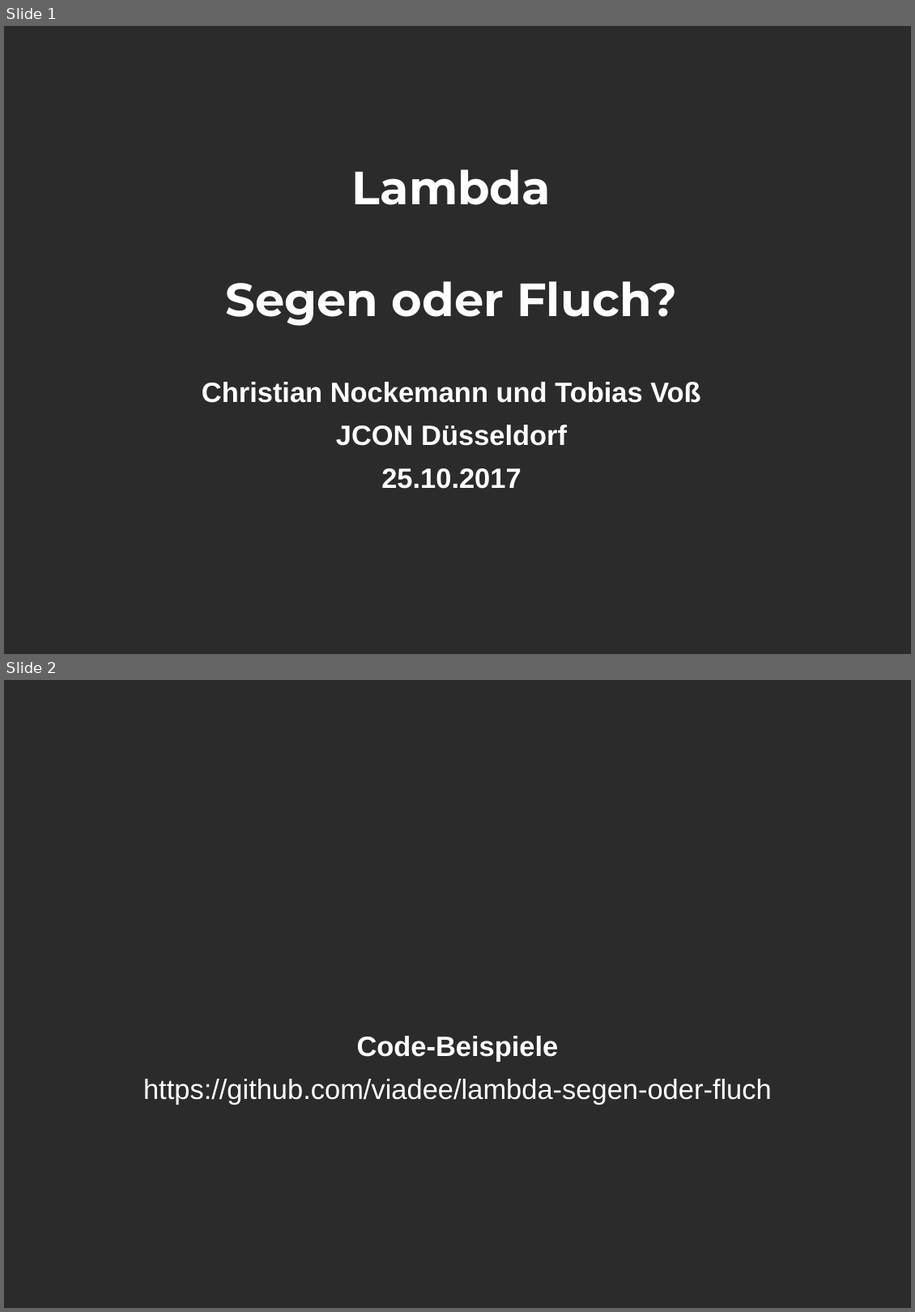
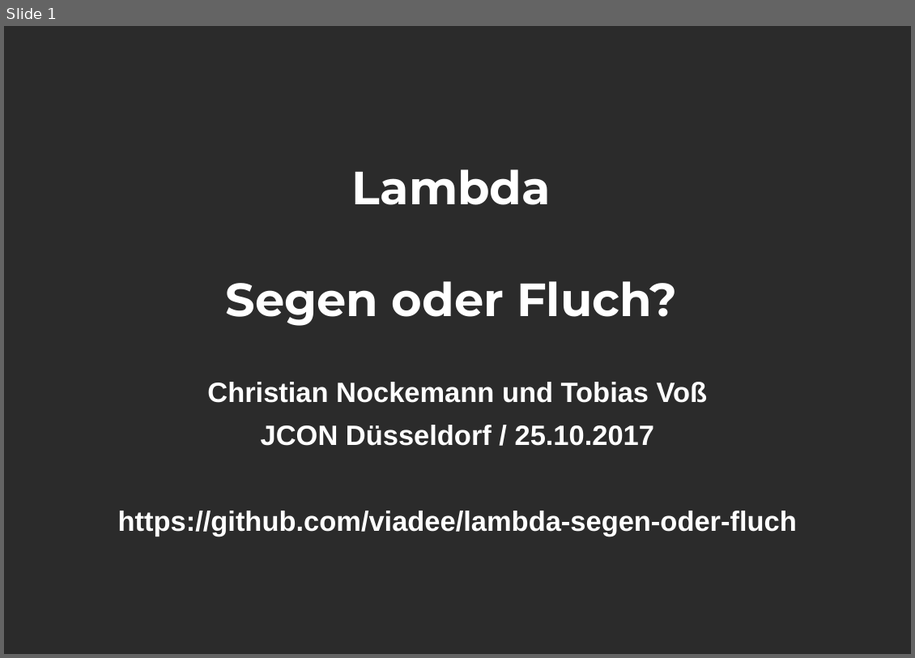
Before and after one commit to cnockemann/lambda-segen-oder-fluch, a slide deck: doc/Lambda-Segen-oder-Fluch.pptx. Shown one above the other, each under a label of ours: slides 1 and 2 before the commit, slide 1 after it. The pictures are 915x1312 and 915x658 pixels, drawn with LibreOffice and Linux fonts; fonts in the diff are those of the drawing; background and template pictures are left out; a plain dark background stands for a picture behind light text. Boxes give left, top, right and bottom in pixels: in the first picture for what was removed or moved away, otherwise in the second. Text is boxed around its words. In the diff, an @@ line names an element or a change of style, - is before the commit and + after.

```diff
--- a/doc/Lambda-Segen-oder-Fluch.pptx
+++ b/doc/Lambda-Segen-oder-Fluch.pptx
@@ slide 2 removed at box(4, 680, 911, 1308), background picture (left out) @@
@@ text removed at box(143, 1036, 772, 1104) @@
-Code-Beispiele
-https://github.com/viadee/lambda-segen-oder-fluch
@@ slide 1 changed as well @@
@@ text "Christian Nockemann und Tobias Voß": place and size @@
-text "Christian Nockemann und Tobias Voß" at box(202, 382, 701, 489)
+text "Christian Nockemann und Tobias Voß" at box(118, 382, 797, 535)
@@ text at box(118, 425, 797, 535): text changed @@
-JCON Düsseldorf
-25.10.2017
+JCON Düsseldorf / 25.10.2017
+https://github.com/viadee/lambda-segen-oder-fluch
```
Also in this commit, not shown: 3 other slides changed, 2 other slides removed.
